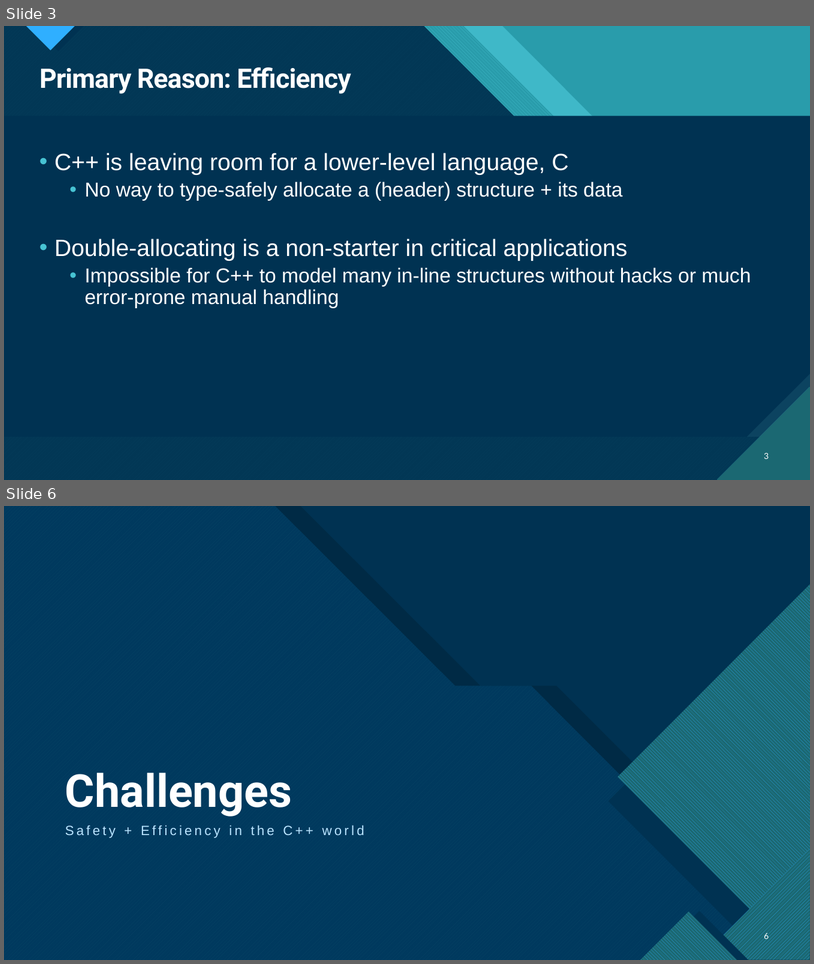
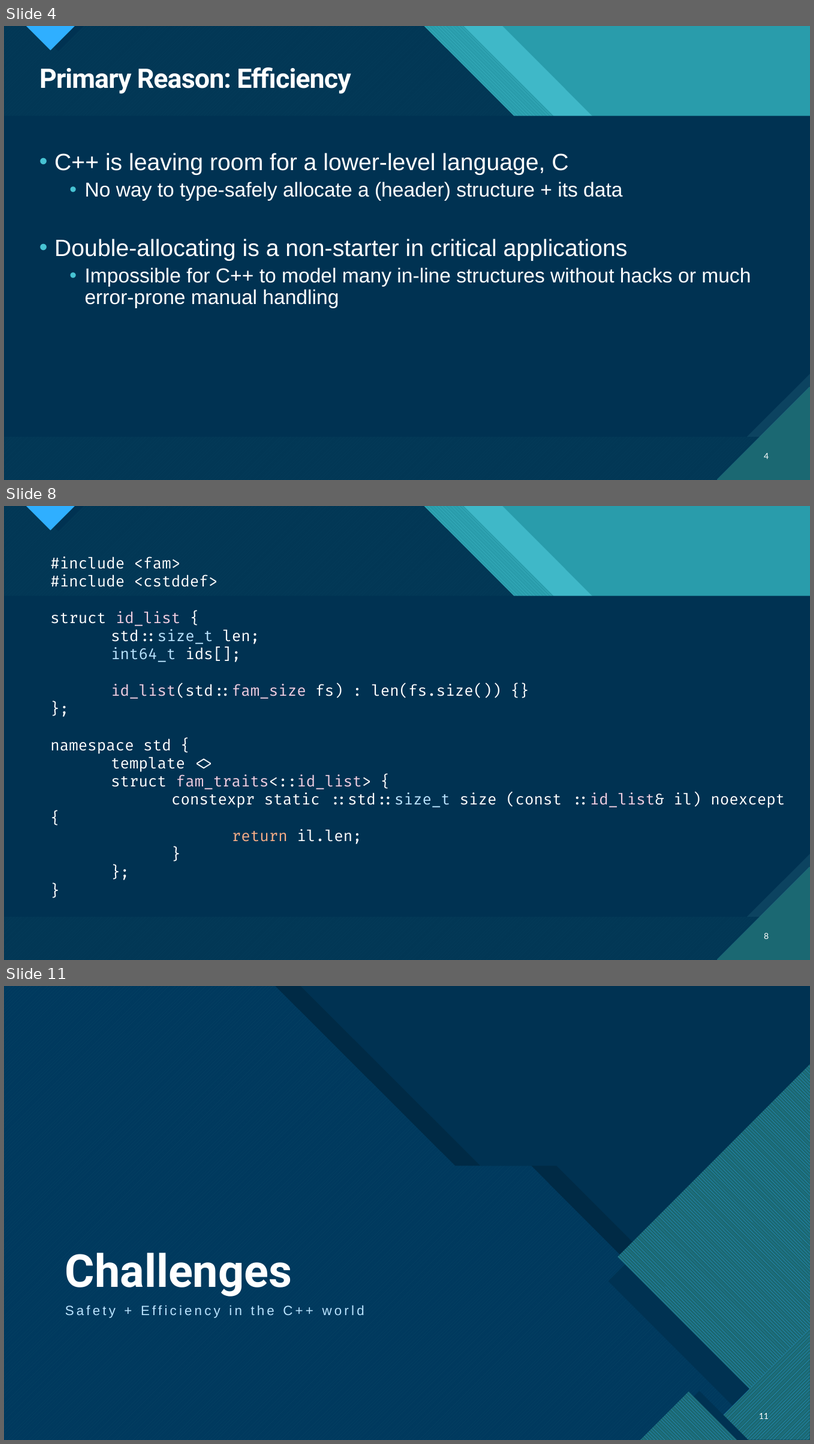
Before and after one commit to ThePhD/future_cxx, a slide deck: papers/presentations/source/d1039r2.pptx. Shown one above the other, each under a label of ours: slides 3 and 6 before the commit, slides 4, 8 and 11 after it; the slides between them are not shown. The pictures are 814x964 and 814x1444 pixels, drawn with LibreOffice and Linux fonts; fonts in the diff are those of the drawing. Boxes give left, top, right and bottom in pixels: in the first picture for what was removed or moved away, otherwise in the second. Text is boxed around its words. In the diff, an @@ line names an element or a change of style, - is before the commit and + after.

```diff
--- a/papers/presentations/source/d1039r2.pptx
+++ b/papers/presentations/source/d1039r2.pptx
@@ slide 8 added at bbox=[4, 506, 810, 960], background #47C3D3; not listed: 18 template elements that a slide beside it also shows @@
@@ text added at bbox=[50, 556, 785, 844], 18 pt, text #FFFFFF @@
+#include <fam>
+#include <cstddef>
+struct id_list {
+std::size_t len;
+int64_t ids[];
+id_list(std::fam_size fs) : len(fs.size()) {}
+};
+namespace std {
+template <>
+struct fam_traits<::id_list> {
+constexpr static ::std::size_t size (const ::id_list& il) noexcept {
+return il.len;
+}
+};
+}
@@ page number added at bbox=[764, 933, 769, 939], 10 pt, text #FFFFFF @@
+8
@@ what was slide 3 is now slide 4 @@
@@ page number at bbox=[764, 453, 769, 459]: text changed @@
-3
+4
@@ what was slide 6 is now slide 11 @@
@@ page number at bbox=[759, 1411, 769, 1421]: text changed @@
-6
+11
```
Also in this commit, not shown: 6 slides changed, 5 other slides added, 1 slide removed, 9 other files.
